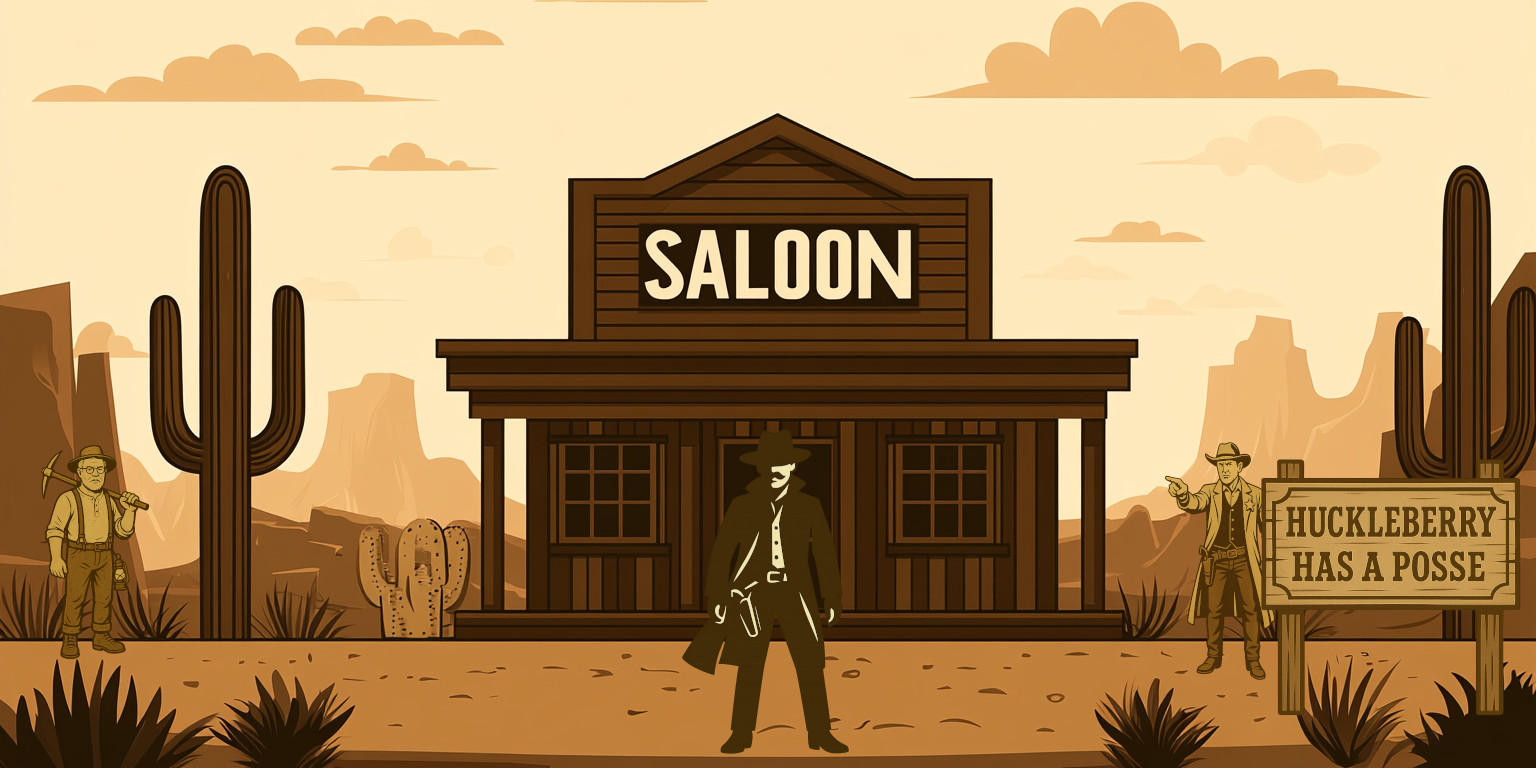
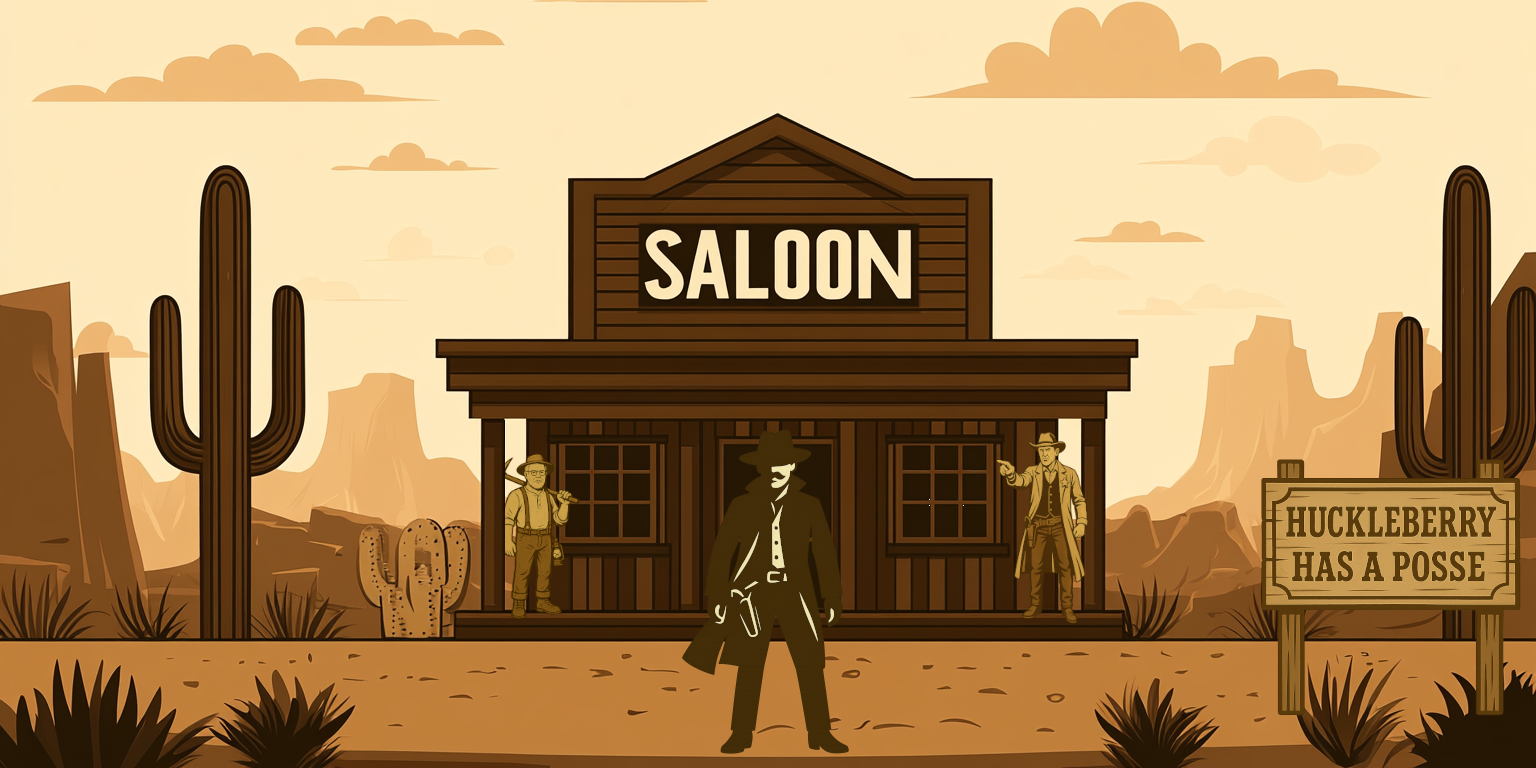
Before/after of a (1536, 768) layered artwork. What changed in the layer stack:
renamed "ChatGPT Image Apr 24, 2025, 06_01_00 PM.png copy" to "CastleW", moved it above "Porch Support", painted on it over (x1=996, y1=432, x2=1276, y2=680)
removed layer "davespoons_httpss.mj.runfDwrHBUhXds_A_wide_sepia-toned_illust_1035b7cd-6e9f-4b4…" over (x1=41, y1=420, x2=1276, y2=680)
added layer "Porch Support" above "Morris Miner" over (x1=481, y1=420, x2=1088, y2=611)
renamed "Pasted Layer #1" to "Morris Miner", painted on it over (x1=41, y1=444, x2=580, y2=659)
added layer "Layer" above "Behind The Scene" over (x1=41, y1=420, x2=1276, y2=680)
added layer "Behind The Scene" over (x1=566, y1=490, x2=964, y2=524)
